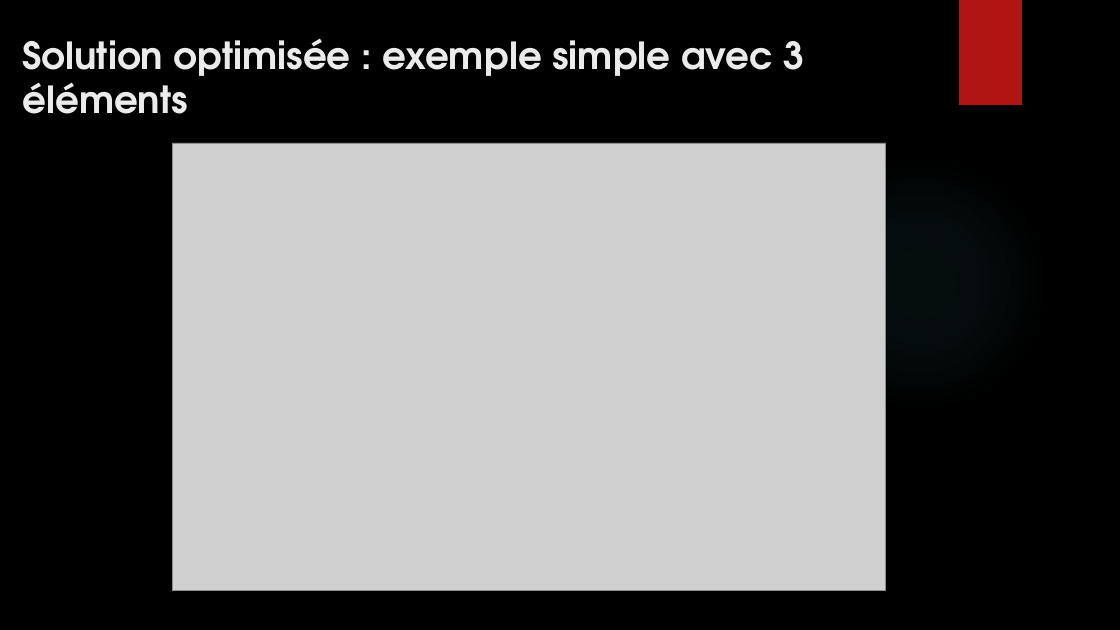
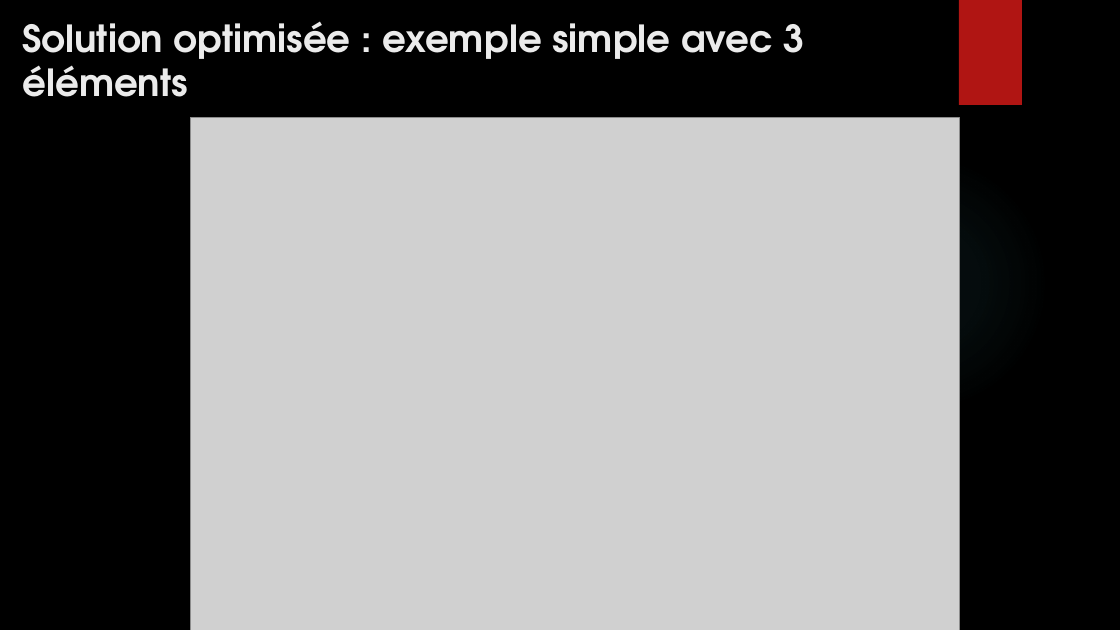
Before and after one commit to NidalChateur/OC_P7, a slide deck: slide 7 of slides/slides.pptx. Drawn at 1120x630 pixels with LibreOffice and Linux fonts; fonts in the diff are those of the drawing; grey boxes stand for pictures; background and template pictures are left out. Boxes give left, top, right and bottom in pixels: in the first picture for what was removed or moved away, otherwise in the second. Text is boxed around its words. In the diff, an @@ line names an element or a change of style, - is before the commit and + after.

```diff
--- a/slides/slides.pptx
+++ b/slides/slides.pptx
@@ title "Solution optimisée : exemple simple ...": place and size @@
-title "Solution optimisée : exemple simple ..." at [22, 38, 805, 114]
+title "Solution optimisée : exemple simple ..." at [22, 21, 805, 97]
@@ picture: place and size @@
-picture at [173, 143, 886, 591]
+picture at [191, 118, 960, 630]
```
Also in this commit, not shown: 5 other slides changed, 2 slides added, 14 other files.
